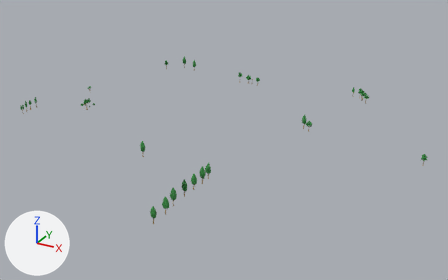
The FBX model Assets/Models/Level/trees.fbx: old version first, new version second.
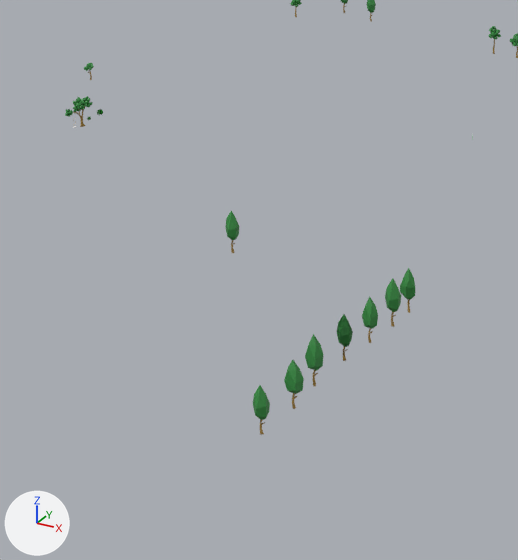
The first picture shows the older version from a 50 mm lens placed at (-1.34, -13.0, 5.24), pointed at (-7.28, -2.2, -0.16). The close-ups show both versions on the part from 13% to 56% of the width and 22% to 97% of the height of that picture; other places that the commit changed are outside them. Lighting does not change. The marker at lower left points along +X, +Y and +Z. Where no turn or scale is listed for an object, it has been applied to the vertices.

The older version as bpy lines, for what is in view:
```python
ob_tree16 = bpy.data.objects.new('tree16', me_mesh_016)
ob_tree16.location = (-8.111, -3.992, 0.169)
ob_tree17 = bpy.data.objects.new('tree17', me_mesh_017)
ob_tree17.location = (-6.484, -4.43, 0.182)
ob_tree18 = bpy.data.objects.new('tree18', me_mesh_022)
ob_tree18.location = (-6.498, -4.206, 0.169)
ob_tree19 = bpy.data.objects.new('tree19', me_mesh_023)
ob_tree19.location = (-6.519, -4.67, 0.154)
ob_tree21 = bpy.data.objects.new('tree21', me_mesh_025)
ob_tree21.location = (-6.519, -4.984, 0.169)
ob_tree23 = bpy.data.objects.new('tree23', me_mesh_027)
ob_tree23.location = (-6.471, -5.642, 0.169)
ob_tree24 = bpy.data.objects.new('tree24', me_mesh_028)
ob_tree24.location = (-6.519, -5.924, 0.118)
ob_tree25 = bpy.data.objects.new('tree25', me_mesh_029)
ob_tree25.location = (-10.197, 1.39, 0.145)
```
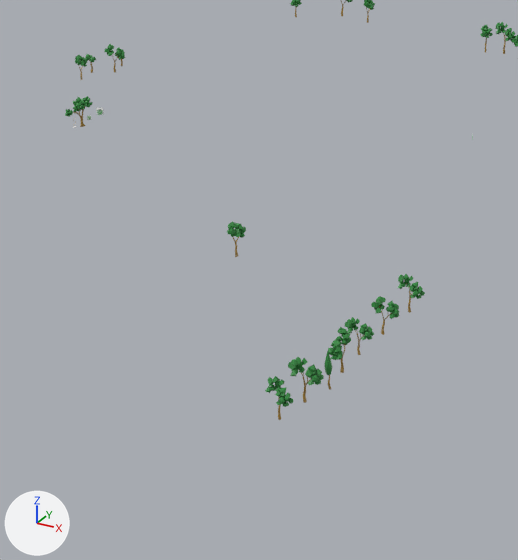
Where the newer file only moved an object's origin or applied its transform, the numbers keep the older frame.

Diff of the bpy script that builds the scene:
```diff
--- a/Assets/Models/Level/trees.fbx.py
+++ b/Assets/Models/Level/trees.fbx.py
@@ me_mesh_012 @@
 me_mesh_012.from_pydata(...)  # 306 vertices, 512 faces; spans x -0.067..0.067, y -0.07..0.07, z -0.126..0.157
+# me_mesh_012 part 1: the whole mesh is moved by (-0.091, 0.0, 0.0)
 me_mesh_012.materials.append(mat_tree_bark__brown)
@@ ob_tree24 @@
-ob_tree24 = bpy.data.objects.new('tree24', me_mesh_028)
@@ ob_tree16 @@
-ob_tree16 = bpy.data.objects.new('tree16', me_mesh_016)
@@ ob_tree23 @@
-ob_tree23 = bpy.data.objects.new('tree23', me_mesh_027)
@@ ob_tree14 @@
 ob_tree14 = bpy.data.objects.new('tree14', me_mesh_014)
-ob_tree14.location = (-11.554, -1.505, 0.082)
+ob_tree14.location = (-11.554, -1.047, 0.082)
@@ ob_tree19 @@
-ob_tree19 = bpy.data.objects.new('tree19', me_mesh_023)
@@ ob_tree21 @@
-ob_tree21 = bpy.data.objects.new('tree21', me_mesh_025)
@@ ob_tree17 @@
-ob_tree17 = bpy.data.objects.new('tree17', me_mesh_017)
@@ ob_tree18 @@
-ob_tree18 = bpy.data.objects.new('tree18', me_mesh_022)
@@ ob_tree25 @@
-ob_tree25 = bpy.data.objects.new('tree25', me_mesh_029)
@@ ob_tree22 @@
-ob_tree22 = bpy.data.objects.new('tree22', me_mesh_026)
@@ ob_tree8 @@
-ob_tree8 = bpy.data.objects.new('tree8', me_mesh_008)
@@ ob_tree38 @@
+ob_tree38 = bpy.data.objects.new('tree38', me_mesh_029_1)  # 306 vertices, 512 faces; spans x -0.065..0.09, y -0.086..0.097, z -0.126..0.16; in mat_tree_bark__brown (brown #a3813c), mat_trees_green (green #338b40)
+ob_tree38.location = (-11.52, -1.172, 0.111)
@@ ob_tree31 @@
+ob_tree31 = bpy.data.objects.new('tree31', me_mesh_022_1)  # 306 vertices, 512 faces; spans x -0.09..0.093, y -0.074..0.058, z -0.121..0.15; in mat_tree_bark__brown (brown #a3813c), mat_trees_green (green #338b40)
+ob_tree31.location = (-6.502, -4.849, 0.103)
@@ ob_tree44 @@
+ob_tree44 = bpy.data.objects.new('tree44', me_mesh_035)  # 306 vertices, 512 faces; spans x -0.109..0.115, y -0.071..0.054, z -0.144..0.181; in mat_tree_bark__brown (brown #a3813c), mat_trees_green (green #338b40)
+ob_tree44.location = (-8.484, 1.109, 0.135)
@@ ob_tree32 @@
+ob_tree32 = bpy.data.objects.new('tree32', me_mesh_023_1)  # 306 vertices, 512 faces; spans x -0.075..0.05, y -0.104..0.099, z -0.133..0.168; in mat_tree_bark__brown (brown #a3813c), mat_trees_green (green #338b40)
+ob_tree32.location = (-6.467, -5.117, 0.12)
@@ ob_tree35 @@
+ob_tree35 = bpy.data.objects.new('tree35', me_mesh_026_1)  # 306 vertices, 512 faces; spans x -0.061..0.079, y -0.092..0.1, z -0.129..0.162; in mat_tree_bark__brown (brown #a3813c), mat_trees_green (green #338b40)
+ob_tree35.location = (-8.078, -4.013, 0.12)
@@ ob_tree29 @@
+ob_tree29 = bpy.data.objects.new('tree29', me_mesh_020_1)  # 306 vertices, 512 faces; spans x -0.096..0.101, y -0.062..0.048, z -0.126..0.159; in mat_tree_bark__brown (brown #a3813c), mat_trees_green (green #338b40)
+ob_tree29.location = (-6.502, -4.183, 0.12)
@@ ob_tree37 @@
+ob_tree37 = bpy.data.objects.new('tree37', me_mesh_028_1)  # 552 vertices, 993 faces; spans x -0.059..0.056, y -0.044..0.039, z -0.093..0.093; in mat_trees_green (green #338b40), mat_tree_bark__brown (brown #a3813c)
+ob_tree37.location = (-11.692, -1.322, 0.087)
@@ ob_tree39 @@
+ob_tree39 = bpy.data.objects.new('tree39', me_mesh_030_1)  # 306 vertices, 512 faces; spans x -0.064..0.076, y -0.074..0.089, z -0.113..0.143; in mat_tree_bark__brown (brown #a3813c), mat_trees_green (green #338b40)
+ob_tree39.location = (-11.642, -1.526, 0.111)
@@ ob_tree33 @@
+ob_tree33 = bpy.data.objects.new('tree33', me_mesh_024_1)  # 306 vertices, 512 faces; spans x -0.099..0.109, y -0.086..0.067, z -0.139..0.176; in mat_tree_bark__brown (brown #a3813c), mat_trees_green (green #338b40)
+ob_tree33.location = (-6.473, -5.525, 0.12)
@@ ob_tree30 @@
+ob_tree30 = bpy.data.objects.new('tree30', me_mesh_021_1)  # 306 vertices, 512 faces; spans x -0.066..0.098, y -0.087..0.091, z -0.126..0.161; in mat_tree_bark__brown (brown #a3813c), mat_trees_green (green #338b40)
+ob_tree30.location = (-6.502, -4.527, 0.111)
@@ ob_tree47 @@
+ob_tree47 = bpy.data.objects.new('tree47', me_mesh_038)  # 306 vertices, 512 faces; spans x -0.064..0.084, y -0.085..0.098, z -0.127..0.159; in mat_tree_bark__brown (brown #a3813c), mat_trees_green (green #338b40)
+ob_tree47.location = (-10.225, 1.358, 0.11)
@@ ob_tree40 @@
+ob_tree40 = bpy.data.objects.new('tree40', me_mesh_031_1)  # 78 vertices, 138 faces; spans x -0.036..0.036, y -0.045..0.045, z -0.131..0.162; in mat_trees_green (green #338b40), mat_tree_bark__brown (brown #a3813c)
+ob_tree40.location = (-6.428, -5.332, 0.112)
@@ ob_tree34 @@
+ob_tree34 = bpy.data.objects.new('tree34', me_mesh_025_1)  # 306 vertices, 512 faces; spans x -0.093..0.101, y -0.078..0.055, z -0.126..0.159; in mat_tree_bark__brown (brown #a3813c), mat_trees_green (green #338b40)
+ob_tree34.location = (-6.502, -5.763, 0.098)
```

What differs and where, as boxes [x1, y1, x2, y2] in the close-ups (518 x 560 px):
'tree33', added (green): after [288, 357, 324, 403]
'tree23', deleted (green): before [284, 360, 304, 409]
'tree22', deleted (green): before [305, 334, 323, 386]
'tree24', deleted (green): before [253, 385, 270, 435]
'tree32', added (green): after [328, 327, 351, 373]
'tree34', added (green): after [265, 376, 294, 420]
'tree17', deleted (green): before [385, 278, 401, 327]
'tree21', deleted: before [337, 314, 353, 361]
'tree19', deleted: before [362, 297, 378, 343]
'tree29', added: after [398, 274, 425, 313]
'tree18', deleted: before [400, 268, 415, 313]
'tree31', added: after [345, 317, 374, 355]
'tree30', added: after [371, 296, 399, 335]
'tree16', deleted: before [225, 211, 239, 253]
'tree35', added: after [227, 222, 246, 257]
'tree12', mesh moved: before [489, 26, 501, 54]; after [480, 25, 493, 52]
'tree44', added: after [496, 22, 516, 54]
'tree38', added: after [105, 44, 125, 72]
'tree40', added: after [325, 351, 332, 390]
'tree39', added: after [75, 55, 87, 80]
'tree25', deleted: before [367, 0, 376, 22]
'tree47', added: after [364, 0, 375, 23]
'tree14', moved: before [84, 63, 94, 80]; after [115, 49, 125, 67]
'tree37', added: after [85, 54, 96, 73]
'tree8', deleted: before [341, 0, 348, 13]
